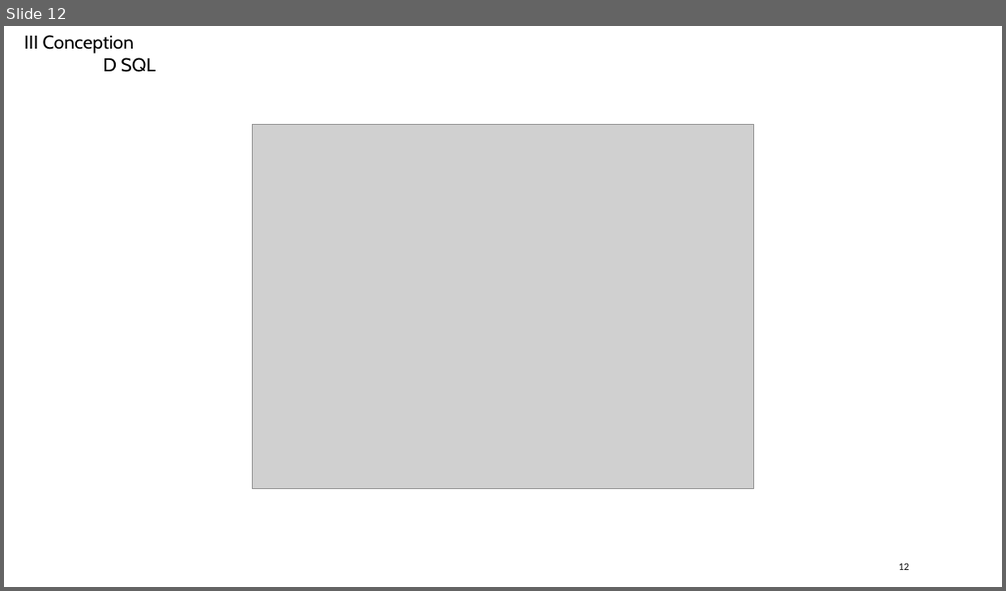
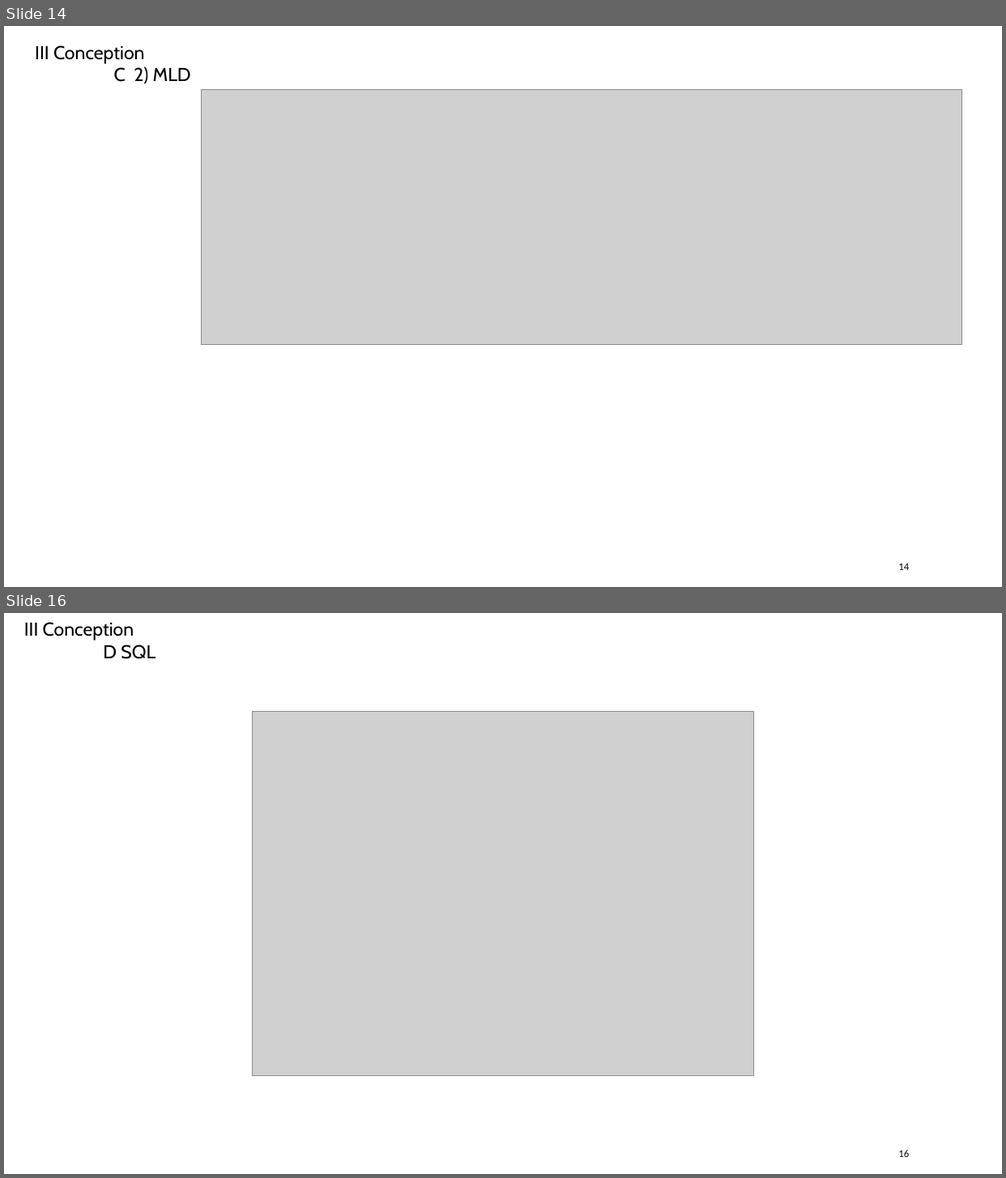
Before and after one commit to Laurette2032/REA, a slide deck: REA 1/Présentation Projet personnel_V2.pptx. Shown one above the other, each under a label of ours: slide 12 before the commit, slides 14 and 16 after it; the slides between them are not shown. The pictures are 1006x591 and 1006x1178 pixels, drawn with LibreOffice and Linux fonts; fonts in the diff are those of the drawing; grey boxes stand for pictures. Boxes give left, top, right and bottom in pixels: in the first picture for what was removed or moved away, otherwise in the second. Text is boxed around its words. In the diff, an @@ line names an element or a change of style, - is before the commit and + after.

```diff
--- a/REA 1/Présentation Projet personnel_V2.pptx
+++ b/REA 1/Présentation Projet personnel_V2.pptx
@@ slide 14 added at (x1=4, y1=26, x2=1002, y2=587), background #FFFFFF @@
@@ text added at (x1=35, y1=45, x2=191, y2=84), 18 pt, text #000000 @@
+III Conception
+C 2) MLD
@@ picture added at (x1=202, y1=90, x2=962, y2=345) @@
@@ page number added at (x1=898, y1=563, x2=909, y2=570), 10 pt, text #0D0D0D @@
+14
@@ what was slide 12 is now slide 16 @@
@@ page number at (x1=898, y1=1150, x2=909, y2=1157): text changed @@
-12
+16
```
Also in this commit, not shown: 1 slide changed, 5 other slides added, 1 slide removed, 2 other files.
